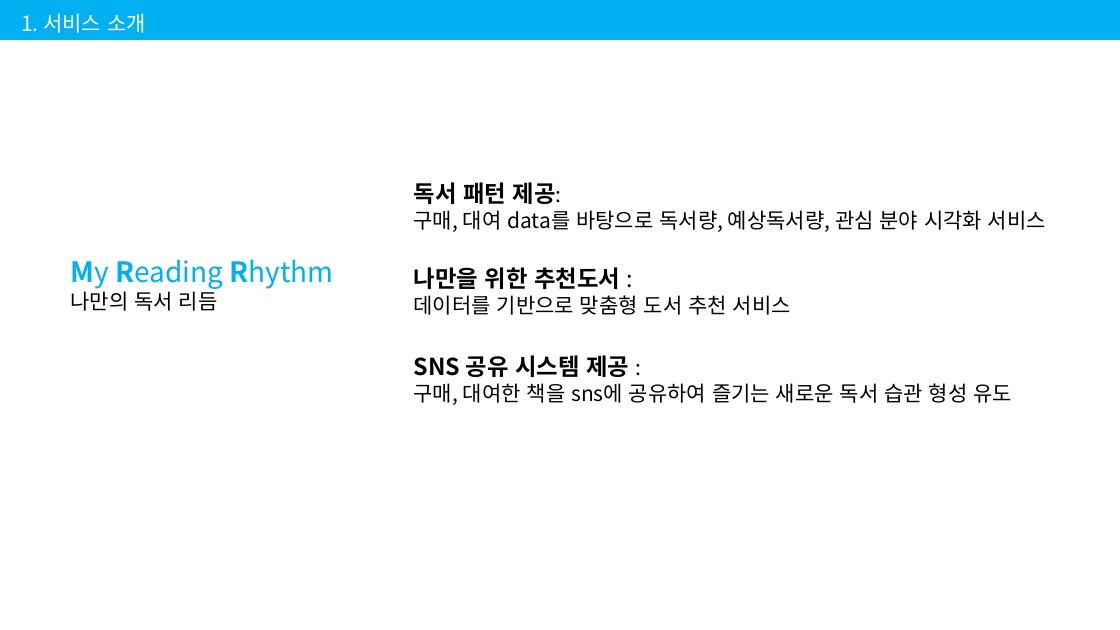
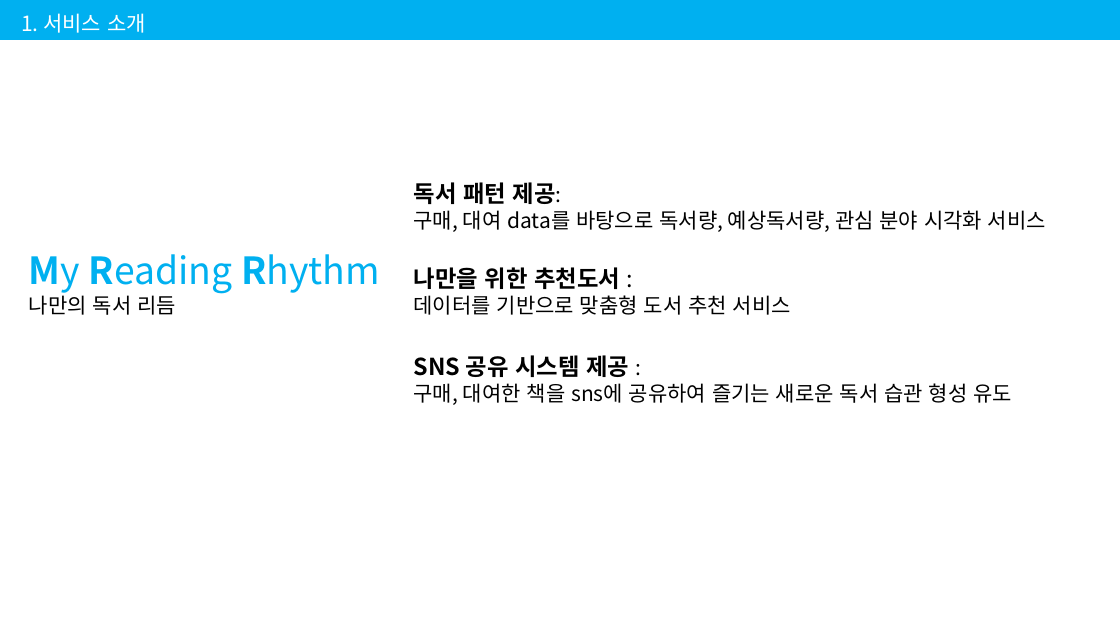
Before and after one commit to 201411096/kosmo_bookstore, a slide deck: slide 9 of Document/2조 김용선, 박세영, 정아인.pptx. Drawn at 1120x630 pixels with LibreOffice and Linux fonts; fonts in the diff are those of the drawing. Boxes give left, top, right and bottom in pixels: in the first picture for what was removed or moved away, otherwise in the second. Text is boxed around its words. In the diff, an @@ line names an element or a change of style, - is before the commit and + after.

```diff
--- a/Document/2조 김용선, 박세영, 정아인.pptx
+++ b/Document/2조 김용선, 박세영, 정아인.pptx
@@ text "My Reading Rhythm" moved from (x1=71, y1=259, x2=333, y2=311) to (x1=29, y1=254, x2=380, y2=315) @@
@@ text at (x1=29, y1=254, x2=380, y2=294): size 24 to 32 pt in "My Reading Rhythm" @@
```
Also in this commit, not shown: 3 other slides changed, 15 slides added.
